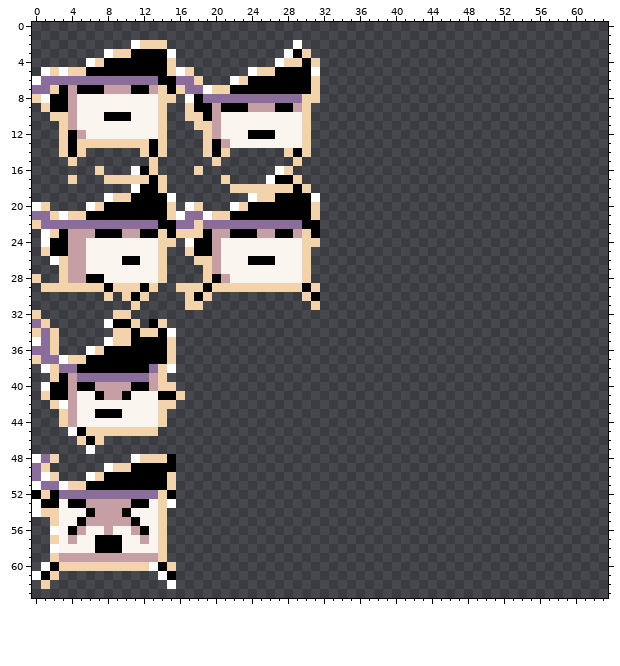
Pixel-art file -- images/player-spritesheet.aseprite. The picture above was drawn from the file before the commit.
64x64 pixels, 1 frame.
The result:
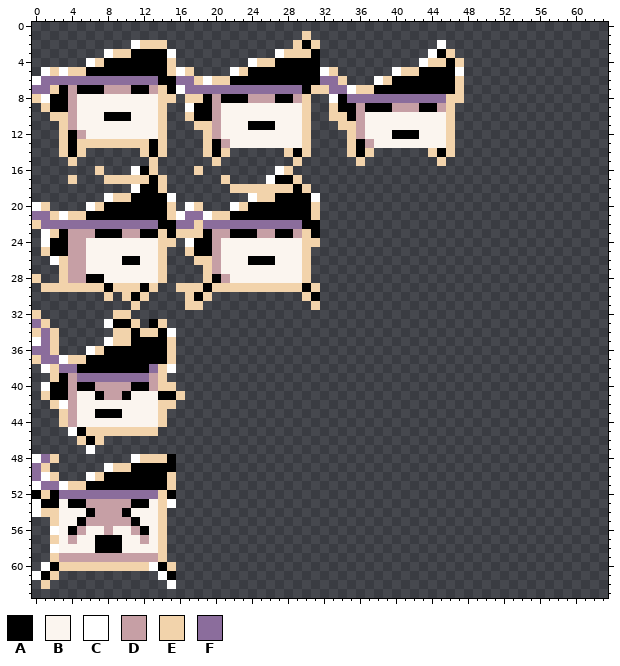
Palette (. is transparent): A #000000  B #fbf5ef  C #ffffff  D #c69fa5  E #f2d3ab  F #8b6d9c
From the commit log: Idle animation touch up
The edit:
The edit adds colour A in row 2 at x 30; in row 3 at x 31 and 45; in row 4 at x 46; in row 5 at x 43 to 46; in row 6 at x 40 to 46; in row 7 at x 38 to 46.
The edit adds colour A in row 8 at x 34; in row 9 at x 34 to 35, 37 to 39 and 43 to 44; in row 10 at x 35; in row 12 at x 40 to 42; in row 13 at x 36; in row 14 at x 36 and 45.
Colour B gives way to colour A in row 11 at x 24 to 26.
Colour C gives way to colour A in row 4 at x 27; in row 5 at x 24 and 31; in row 6 at x 22.
Colour E gives way to colour A in row 4 at x 28 to 29 and 31; in row 5 at x 25 to 26; in row 6 at x 23 and 31; in row 10 at x 18.
Colour F gives way to colour A in row 8 at x 19, 21 to 23 and 27 to 28.
The edit adds colour B in rows 10 to 11 at x 37 to 45; in row 12 at x 37 to 39 and 43 to 45; in row 13 at x 38 to 45.
Colour A gives way to colour B in row 9 at x 21 to 23 and 27 to 28; in row 12 at x 24 to 26.
Colour D gives way to colour B in row 9 at x 24 to 26 and 29.
The edit adds colour C in row 2 at x 45; in row 3 at x 27 and 44; in row 4 at x 24 and 43; in row 5 at x 22, 32, 40 and 47; in row 6 at x 19 and 38; in row 7 at x 35.
The edit adds colour C in row 8 at x 33.
Colour E gives way to colour C in row 7 at x 16; in row 9 at x 17.
The edit adds colour D in row 9 at x 36, 40 to 42 and 45; in rows 10 to 12 at x 36; in row 13 at x 37.
Colour F gives way to colour D in row 8 at x 20, 24 to 26 and 29.
The edit adds colour E in row 1 at x 30; in row 2 at x 31; in row 3 at x 46; in row 4 at x 25 to 26, 44 to 45 and 47; in row 5 at x 23, 33 and 41 to 42; in row 6 at x 20 to 21, 34, 39 and 47.
The edit adds colour E in row 7 at x 32, 36 to 37 and 47; in row 8 at x 46 to 47; in row 9 at x 33 and 46; in row 10 at x 33 to 34 and 46; in row 11 at x 34 to 35 and 46; in rows 12 to 13 at x 35 and 46.
The edit adds colour E in row 14 at x 35, 37, 44 and 46; in row 15 at x 36 and 45.
Colour A gives way to colour E in row 3 at x 29; in row 8 at x 18.
Colour C gives way to colour E in row 2 at x 29; in row 3 at x 28; in row 8 at x 17.
The edit adds colour F in row 6 at x 32 to 33; in row 7 at x 33 to 34; in row 8 at x 35 to 45.
Colour A gives way to colour F in row 7 at x 22 to 29.
Colour C gives way to colour F in row 7 at x 19.
Colour E gives way to colour F in row 7 at x 20 to 21.
The author cleared colour E in row 8 at x 31.
Where, in picture pixels (left, top, right, bottom), the same in both pictures:
changed: (176, 31, 464, 166)
